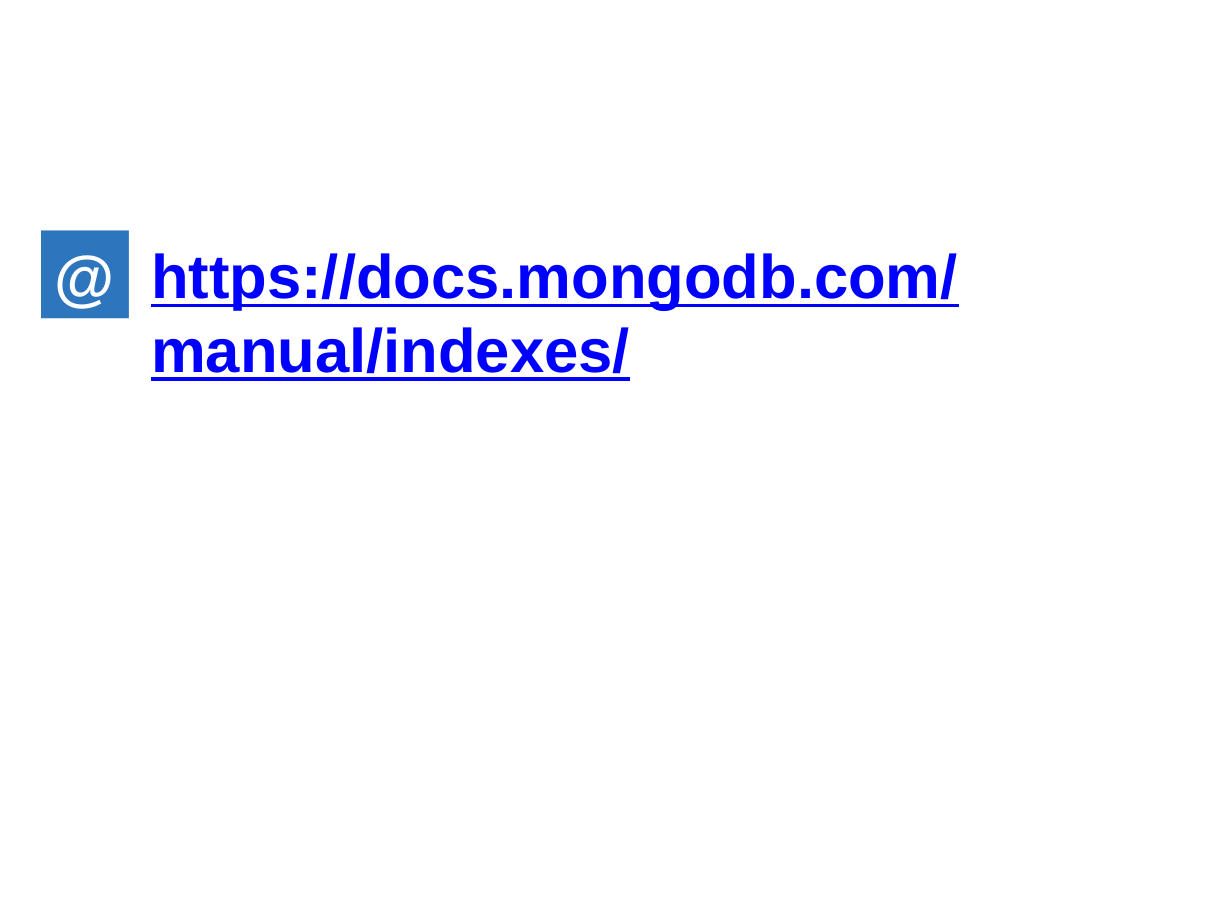
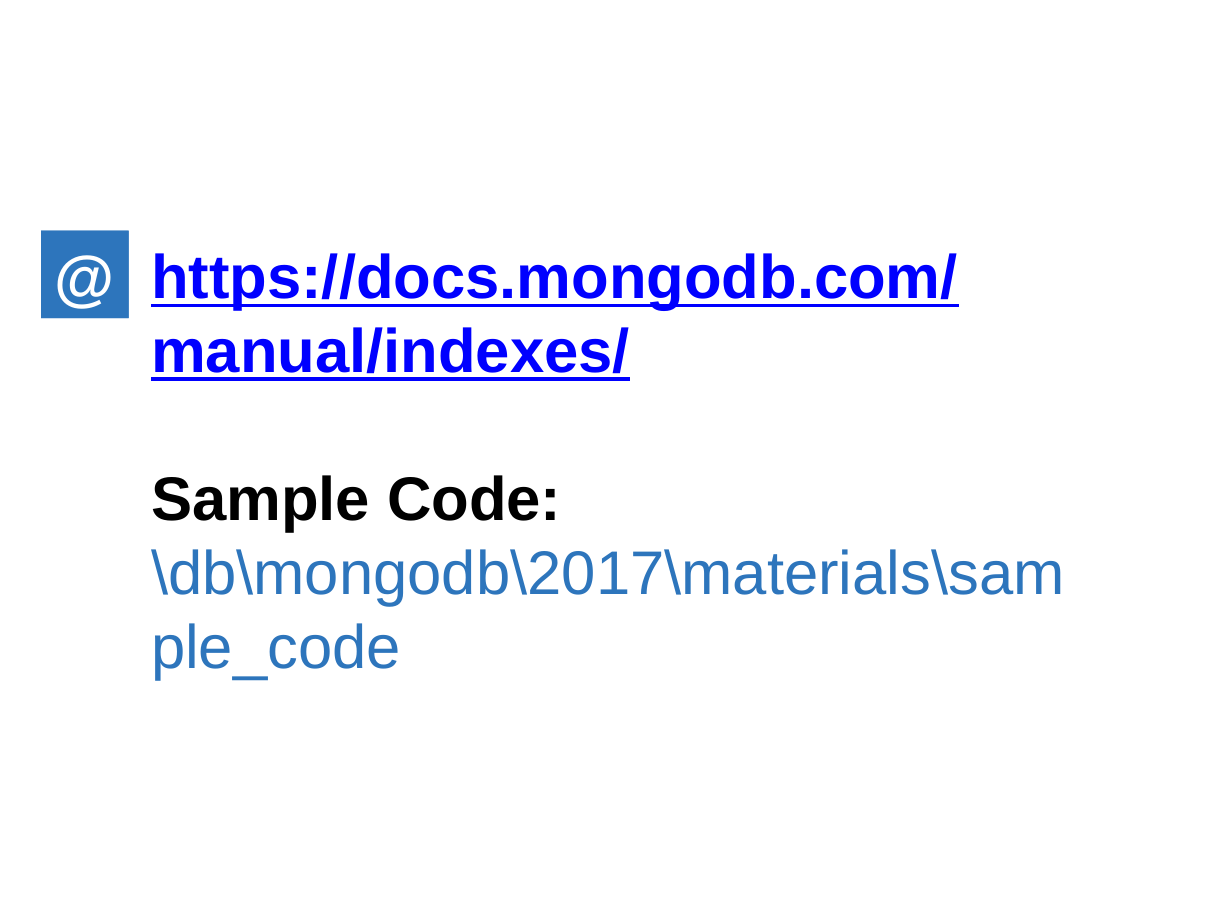
Before and after one commit to WenhaoXu/full-stack-web-course, a slide deck: slide 48 of db/mongodb/2017/materials/MongoDB_CH3_Index.pptx. Drawn at 1232x924 pixels with LibreOffice and Linux fonts; fonts in the diff are those of the drawing; background and template pictures are left out. Boxes give left, top, right and bottom in pixels: in the first picture for what was removed or moved away, otherwise in the second. Text is boxed around its words. In the diff, an @@ line names an element or a change of style, - is before the commit and + after.

Commit message:
[db] complete CH5 ppt & sample code

```diff
--- a/db/mongodb/2017/materials/MongoDB_CH3_Index.pptx
+++ b/db/mongodb/2017/materials/MongoDB_CH3_Index.pptx
@@ text at (151,475,1065,679): paragraphs added @@
+Sample Code:
+\db\mongodb\2017\materials\sample_code
```
Also in this commit, not shown: 12 other files.
